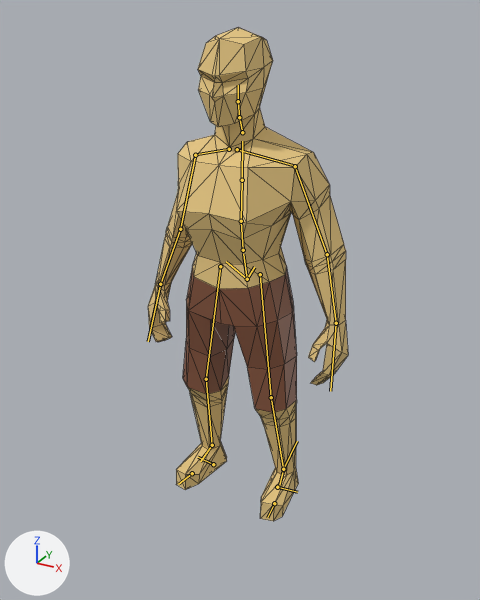
The glTF model assets/meshes/player/Player.glb, before and after one commit.
Rendered twice from a 50 mm lens placed at (1.102, -2.014, 1.849), pointed at (0.073, -0.143, 0.914). The axes (+X, +Y, +Z) are drawn at lower left. The lights are the same throughout. The first picture is the older version. The bones that change, and the others that lie on the model, are drawn over the model as lines. Mesh edges are drawn as thin lines.

Names of what the first picture shows: 'Player'.
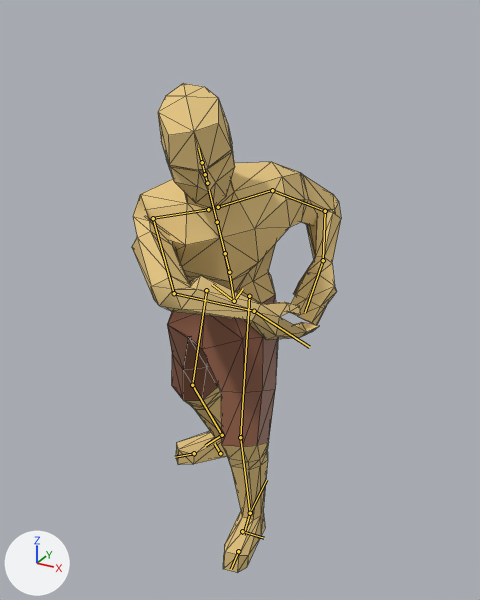
The newer file adds an action. The first version stands in its rest pose; the second is drawn at frame 7 of the action 'attack_axe_light_1'.

The change, as a list of edits to the scene's bpy script:
```text
Change bone_spine:
    where bone_spine = bpy.data.objects['metarig'].pose.bones['spine']
    bone_spine.location: (0.0, 0.0, 0.0) -> (0.0, -0.025, 0.11)
    bone_spine.rotation_quaternion: (1.0, 0.0, 0.0, 0.0) -> (0.998, 0.0, 0.057, 0.0)  # degrees (0, 0, 0) -> degrees (0, 7, 0)
Change bone_spine_001:
    where bone_spine_001 = bpy.data.objects['metarig'].pose.bones['spine.001']  # child of 'spine'
    bone_spine_001.rotation_quaternion: (1.0, 0.0, 0.0, 0.0) -> (0.936, 0.246, 0.253, 0.004)  # degrees (0, 0, 0) -> degrees (32, 28, 9)
Change bone_upper_arm_l:
    where bone_upper_arm_l = bpy.data.objects['metarig'].pose.bones['upper_arm.L']  # child of 'shoulder.L'
    bone_upper_arm_l.rotation_quaternion: (1.0, 0.0, 0.0, 0.0) -> (0.984, -0.081, 0.047, 0.152)  # degrees (0, 0, 0) -> degrees (-8, 7, 17)
Change bone_forearm_l:
    where bone_forearm_l = bpy.data.objects['metarig'].pose.bones['forearm.L']  # child of 'upper_arm.L'
    bone_forearm_l.rotation_quaternion: (1.0, 0.0, 0.0, 0.0) -> (0.647, 0.747, -0.111, -0.107)  # degrees (0, 0, 0) -> degrees (98, 1, -18)
Change bone_hand_l:
    where bone_hand_l = bpy.data.objects['metarig'].pose.bones['hand.L']  # child of 'forearm.L'
    bone_hand_l.rotation_quaternion: (1.0, 0.0, 0.0, 0.0) -> (0.875, 0.0, 0.484, 0.0)  # degrees (0, 0, 0) -> degrees (0, 58, 0)
Change bone_upper_arm_r:
    where bone_upper_arm_r = bpy.data.objects['metarig'].pose.bones['upper_arm.R']  # child of 'shoulder.R'
    bone_upper_arm_r.rotation_quaternion: (1.0, 0.0, 0.0, 0.0) -> (0.329, 0.545, -0.555, -0.536)  # degrees (0, 0, 0) -> degrees (102, 13, -101)
Change bone_forearm_r:
    where bone_forearm_r = bpy.data.objects['metarig'].pose.bones['forearm.R']  # child of 'upper_arm.R'
    bone_forearm_r.rotation_quaternion: (1.0, 0.0, 0.0, 0.0) -> (0.721, 0.457, 0.514, 0.088)  # degrees (0, 0, 0) -> degrees (86, 41, 53)
Change bone_hand_r:
    where bone_hand_r = bpy.data.objects['metarig'].pose.bones['hand.R']  # child of 'forearm.R'
    bone_hand_r.rotation_quaternion: (1.0, 0.0, 0.0, 0.0) -> (0.844, -0.214, 0.482, -0.098)  # degrees (0, 0, 0) -> degrees (-46, 51, -36)
Change bone_thigh_l:
    where bone_thigh_l = bpy.data.objects['metarig'].pose.bones['thigh.L']  # child of 'spine'
    bone_thigh_l.rotation_quaternion: (1.0, 0.0, 0.0, 0.0) -> (0.977, -0.212, 0.021, 0.009)  # degrees (0, 0, 0) -> degrees (-25, 3, 0)
Change bone_shin_l:
    where bone_shin_l = bpy.data.objects['metarig'].pose.bones['shin.L']  # child of 'thigh.L'
    bone_shin_l.rotation_quaternion: (1.0, 0.0, 0.0, 0.0) -> (0.98, 0.193, 0.0, 0.046)  # degrees (0, 0, 0) -> degrees (22, -1, 5)
Change bone_thigh_r:
    where bone_thigh_r = bpy.data.objects['metarig'].pose.bones['thigh.R']  # child of 'spine'
    bone_thigh_r.rotation_quaternion: (1.0, 0.0, 0.0, 0.0) -> (0.94, 0.082, 0.315, 0.103)  # degrees (0, 0, 0) -> degrees (16, 35, 18)
Change bone_shin_r:
    where bone_shin_r = bpy.data.objects['metarig'].pose.bones['shin.R']  # child of 'thigh.R'
    bone_shin_r.rotation_quaternion: (1.0, 0.0, 0.0, 0.0) -> (0.994, 0.102, 0.0, -0.024)  # degrees (0, 0, 0) -> degrees (12, 0, -3)
Change bone_foot_r:
    where bone_foot_r = bpy.data.objects['metarig'].pose.bones['foot.R']  # child of 'shin.R'
    bone_foot_r.rotation_quaternion: (1.0, 0.0, 0.0, 0.0) -> (0.989, -0.111, 0.088, -0.043)  # degrees (0, 0, 0) -> degrees (-13, 9, -6)
```

Pixel boxes (x1, y1, x2, y2) of what changed, in the pictures (480 x 600 px):
'Player', posed: before (148, 27, 348, 521); after (132, 83, 341, 573)
bone 'spine', root to tip: before (247, 279) to (243, 254); after (234, 301) to (230, 276)
bone 'spine.001', root to tip: before (243, 250) to (241, 221); after (229, 272) to (225, 253)
bone 'upper_arm.L', root to tip: before (295, 166) to (327, 254); after (272, 190) to (325, 211)
bone 'forearm.L', root to tip: before (327, 254) to (336, 323); after (325, 211) to (323, 260)
bone 'hand.L', root to tip: before (336, 323) to (330, 391); after (323, 260) to (305, 312)
bone 'upper_arm.R', root to tip: before (195, 155) to (180, 229); after (153, 218) to (174, 293)
bone 'forearm.R', root to tip: before (180, 229) to (160, 284); after (174, 293) to (254, 311)
bone 'hand.R', root to tip: before (160, 284) to (148, 341); after (254, 311) to (309, 347)
bone 'thigh.L', root to tip: before (260, 274) to (271, 397); after (249, 296) to (240, 437)
bone 'shin.L', root to tip: before (271, 397) to (283, 469); after (240, 437) to (250, 513)
bone 'thigh.R', root to tip: before (220, 266) to (206, 379); after (206, 290) to (192, 385)
bone 'shin.R', root to tip: before (206, 379) to (212, 445); after (192, 385) to (222, 435)
bone 'foot.R', root to tip: before (212, 445) to (200, 461); after (222, 435) to (205, 445)
